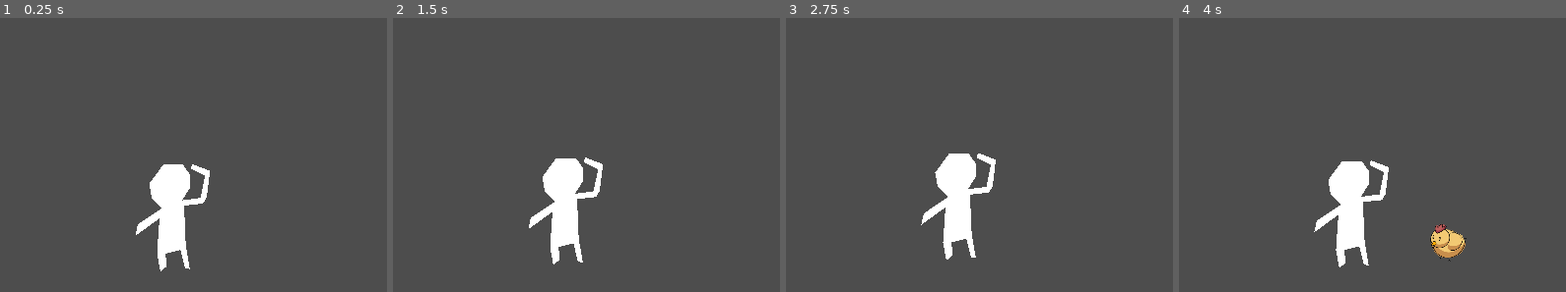
Above: before the commit, frames 1-4 (left to right).
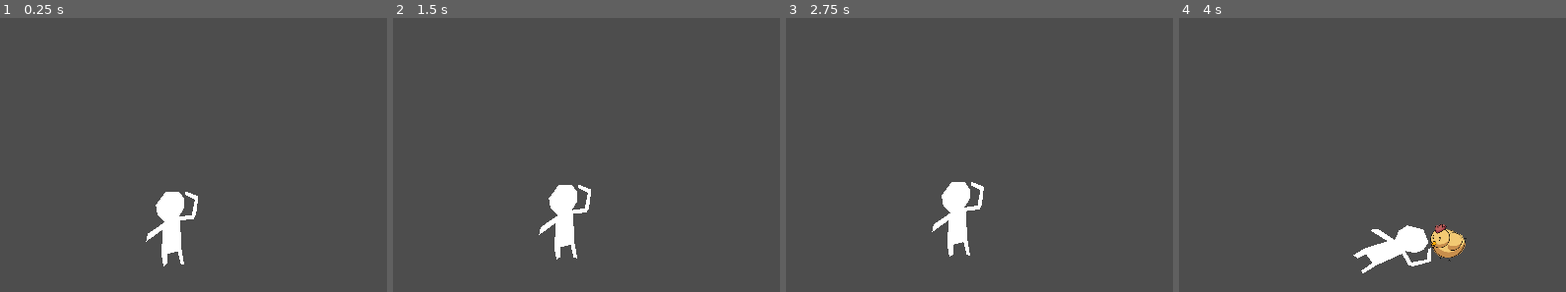
Above: after the commit, the same moments.

Repository: JuanFdS/ggj2024
Game: Godot game, scene res://Habitaciones/HabitacionDeIngenieros.tscn
Two runs of this game, one before a commit and one after it. Both use one fixed random seed, a clock stepped at 60 frames per second and the inputs below. This scene is started directly instead of the project's main scene.
Inputs (mouse positions are % of the whole screen's width and height, from its top left):
- Up to frame 1 (0.25 s): no input
- Up to frame 2 (1.5 s): click "Reintentar" at 0.5 s; click "Reintentar" at 1.25 s
- Up to frame 3 (2.75 s): click "Reintentar" at 2 s
- Up to frame 4 (4 s): tap Enter at 2.75 s; move the mouse to (73, 50) at 2.77 s; hold Up (ui_up) 2.78-3.53 s; click (73, 50) at 2.92 s; move the mouse to (31, 62) at 3.52 s; hold Down (ui_down) from 3.53 s (still down)
The pictures show only the part of the screen within x 39-89%, y 49-99%; the shares and areas given below are measured in that part.

The runs differ from the first frame. In frame 1, 2.2% of the frame differs, in the area x 35-55%, y 53-93%; in frame 2, 2.2%; in frame 3, 2.2%; in frame 4, 4.6%, in the area x 34-66%, y 51-94%.

Commit message:
Resizeado ingenierio

Diff:
--- a/Cosas/Ingeniero/Ingeniero.tscn
+++ b/Cosas/Ingeniero/Ingeniero.tscn
@@ -6,9 +6,6 @@
 [sub_resource type="PhysicsMaterial" id="PhysicsMaterial_0born"]
 friction = 0.5
 bounce = 1.2
-
-[sub_resource type="RectangleShape2D" id="RectangleShape2D_igyre"]
-size = Vector2(75, 246)
 
 [sub_resource type="CircleShape2D" id="CircleShape2D_psnfl"]
 radius = 1024.0
@@ -19,6 +16,9 @@
 [sub_resource type="RectangleShape2D" id="RectangleShape2D_mh18q"]
 size = Vector2(162, 236)
 
+[sub_resource type="RectangleShape2D" id="RectangleShape2D_igyre"]
+size = Vector2(49, 180)
+
 [node name="Ingeniero" type="RigidBody2D"]
 position = Vector2(1144, 1204)
 collision_mask = 2147483649
@@ -27,60 +27,64 @@
 center_of_mass = Vector2(0, 1)
 script = ExtResource("1_l0uwo")
 
-[node name="PuntoDeEnchufado" type="Marker2D" parent="."]
+[node name="Node2D" type="Node2D" parent="."]
+scale = Vector2(0.7, 0.7)
+
+[node name="PuntoDeEnchufado" type="Marker2D" parent="Node2D"]
 unique_name_in_owner = true
 position = Vector2(4, -246)
 rotation = -0.0364874
+scale = Vector2(1, 1)
 
-[node name="Mirando" type="Polygon2D" parent="."]
+[node name="Mirando" type="Polygon2D" parent="Node2D"]
 unique_name_in_owner = true
 position = Vector2(8, -46)
 polygon = PackedVector2Array(-34, 86, -42, 42, -36, -44, -95, -1, -89, -29, -30, -69, -55, -94, -61, -129, -27, -175, 21, -175, 39, -150, 39, -120, 19, -88, 64, -94, 75, -148, 41, -165, 43, -177, 87, -160, 79, -95, 70, -80, 24, -75, 28, 22, 38, 80, 26, 78, 15, 33, -21, 42, -19, 74)
 
-[node name="AgarrandoLamparita" type="Polygon2D" parent="."]
+[node name="AgarrandoLamparita" type="Polygon2D" parent="Node2D"]
 unique_name_in_owner = true
 visible = false
 polygon = PackedVector2Array(-20, 31, -54, 11, -18, -23, -16, -61, -79, -108, -70, -144, -12, -184, -5, -174, -47, -146 …(205 unchanged characters)…
 
-[node name="Sprite2D" type="Sprite2D" parent="AgarrandoLamparita"]
+[node name="Sprite2D" type="Sprite2D" parent="Node2D/AgarrandoLamparita"]
 position = Vector2(14, -194)
 rotation = 3.13316
-scale = Vector2(0.4, 0.4)
+scale = Vector2(0.65, 0.65)
 texture = ExtResource("2_3grnq")
 
-[node name="CollisionShape2D" type="CollisionShape2D" parent="."]
-position = Vector2(0, -87)
-shape = SubResource("RectangleShape2D_igyre")
-
-[node name="AreaDetectoraDeLamparitas" type="Area2D" parent="."]
+[node name="AreaDetectoraDeLamparitas" type="Area2D" parent="Node2D"]
 unique_name_in_owner = true
 position = Vector2(25, -39)
 collision_layer = 0
 collision_mask = 2
 
-[node name="CollisionShape2D" type="CollisionShape2D" parent="AreaDetectoraDeLamparitas"]
+[node name="CollisionShape2D" type="CollisionShape2D" parent="Node2D/AreaDetectoraDeLamparitas"]
 position = Vector2(-6, -62)
 shape = SubResource("CircleShape2D_psnfl")
 
-[node name="AreaAgarradoraDeLamparitas" type="Area2D" parent="."]
+[node name="AreaAgarradoraDeLamparitas" type="Area2D" parent="Node2D"]
 unique_name_in_owner = true
 collision_layer = 0
 collision_mask = 2
 
-[node name="CollisionShape2D" type="CollisionShape2D" parent="AreaAgarradoraDeLamparitas"]
+[node name="CollisionShape2D" type="CollisionShape2D" parent="Node2D/AreaAgarradoraDeLamparitas"]
 position = Vector2(4, -175)
 shape = SubResource("CircleShape2D_gpf5d")
 
-[node name="AreaDeEnchufado" type="Area2D" parent="."]
+[node name="AreaDeEnchufado" type="Area2D" parent="Node2D"]
 unique_name_in_owner = true
 collision_layer = 0
 collision_mask = 4
 
-[node name="CollisionShape2D" type="CollisionShape2D" parent="AreaDeEnchufado"]
+[node name="CollisionShape2D" type="CollisionShape2D" parent="Node2D/AreaDeEnchufado"]
 position = Vector2(13, -89)
 shape = SubResource("RectangleShape2D_mh18q")
 
-[node name="Saltar" type="Timer" parent="."]
+[node name="Saltar" type="Timer" parent="Node2D"]
 unique_name_in_owner = true
 wait_time = 2.3
 autostart = true
+
+[node name="CollisionShape2D" type="CollisionShape2D" parent="."]
+position = Vector2(0.5, -64)
+shape = SubResource("RectangleShape2D_igyre")
